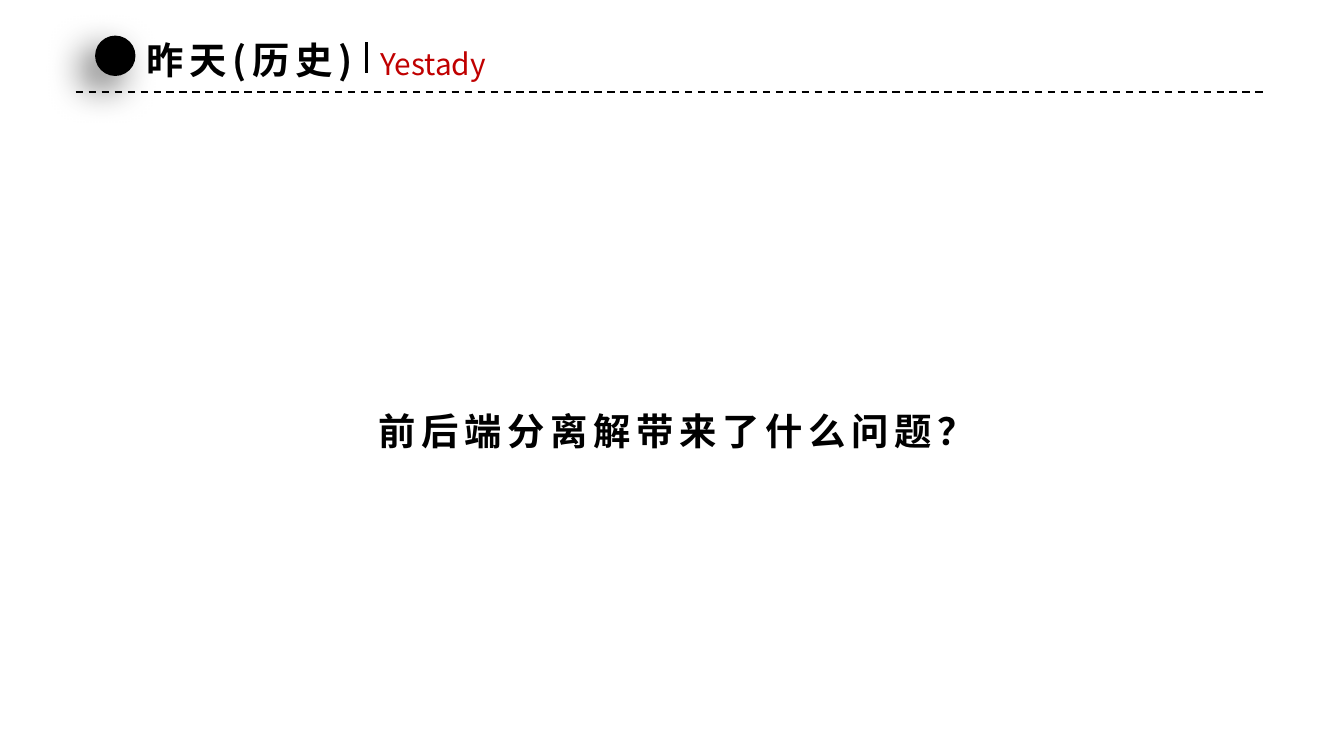
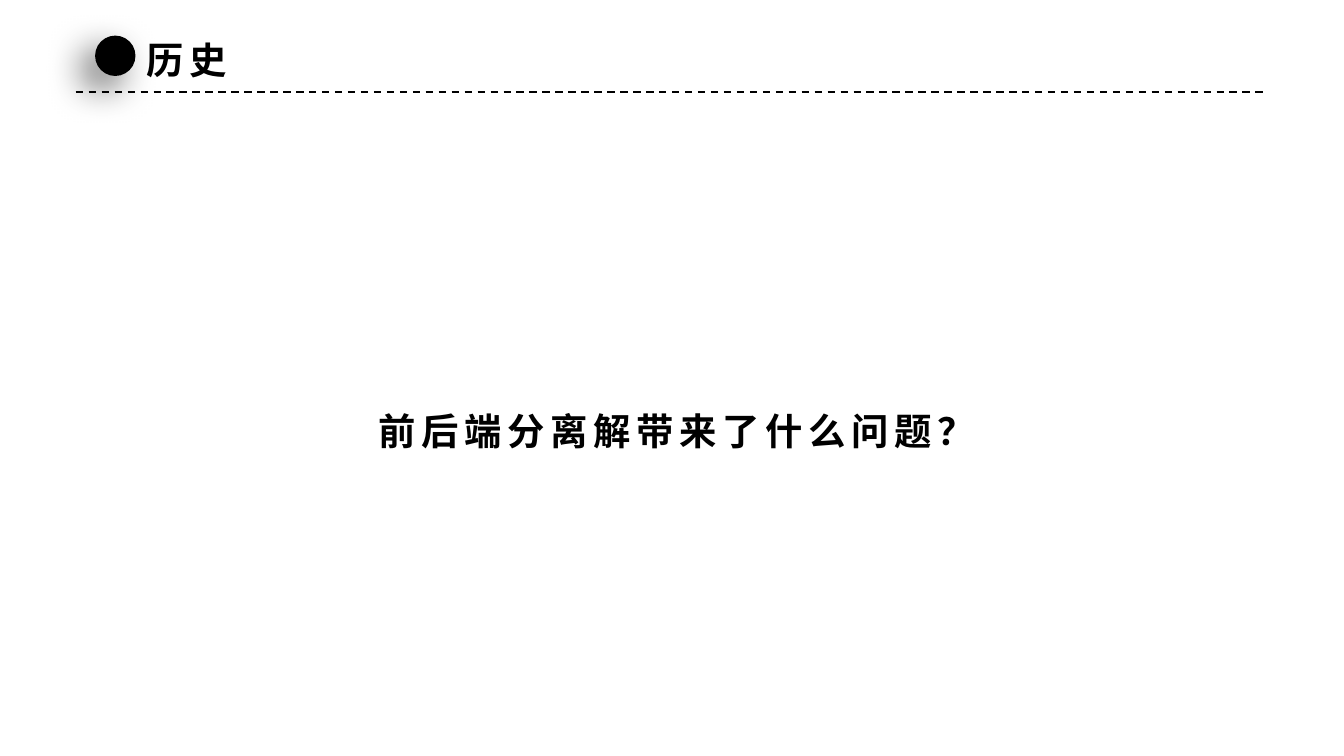
Before and after one commit to xiaoqiang-zhao/my-cellar, a slide deck: slide 8 of web/articles/ssr/SSR.pptx (slide 9 before the commit). Drawn at 1344x756 pixels with LibreOffice and Linux fonts; fonts in the diff are those of the drawing; background and template pictures are left out. Boxes give left, top, right and bottom in pixels: in the first picture for what was removed or moved away, otherwise in the second. Text is boxed around its words. In the diff, an @@ line names an element or a change of style, - is before the commit and + after.

```diff
--- a/web/articles/ssr/SSR.pptx
+++ b/web/articles/ssr/SSR.pptx
@@ text at (x1=147, y1=42, x2=227, y2=78): text changed @@
-昨天(历史)
+历史
@@ line removed from (367, 43) to (367, 73) @@
@@ text removed at (x1=380, y1=51, x2=485, y2=82) @@
-Yestady
```
Also in this commit, not shown: 6 other slides changed, 9 slides added, 12 slides removed, 1 other file.
